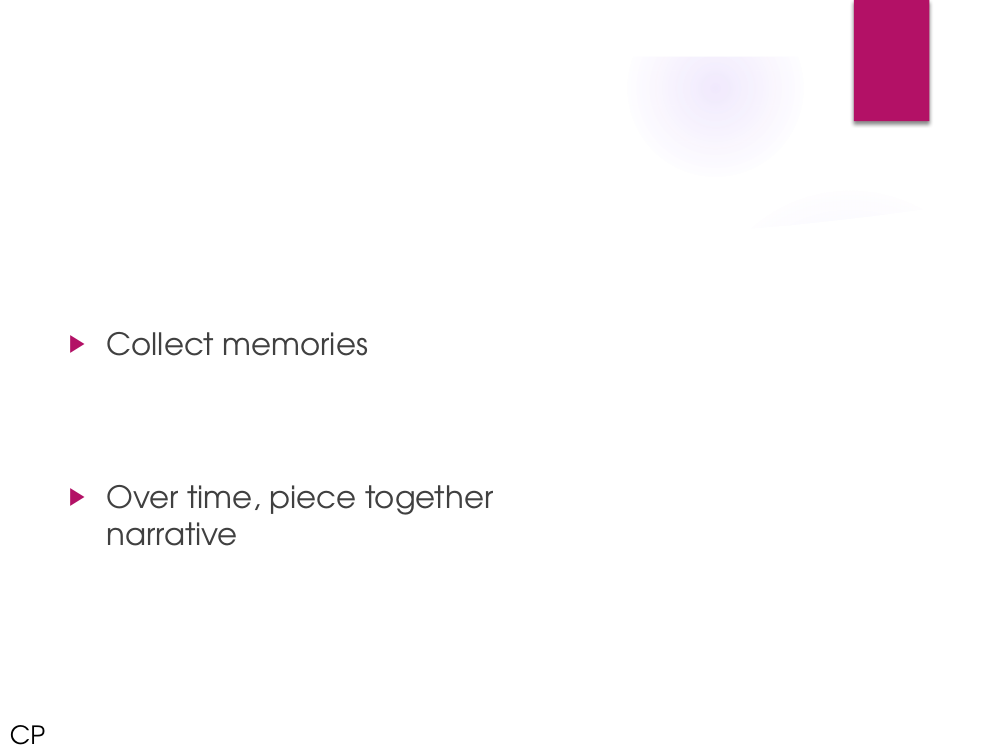
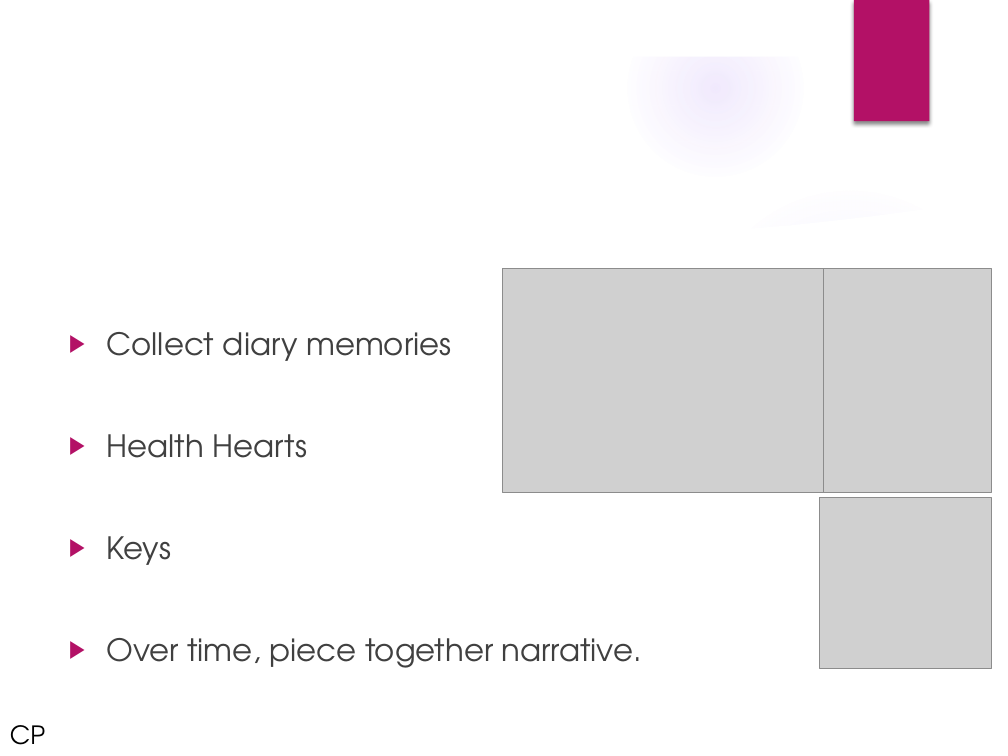
Before and after one commit to UoSGamesGroups/first-semester-l-4-5-group-5, a slide deck: slide 9 of Presentations/firstPresentation.pptx. Drawn at 1008x756 pixels with LibreOffice and Linux fonts; fonts in the diff are those of the drawing; grey boxes stand for pictures; background and template pictures are left out. Boxes give left, top, right and bottom in pixels: in the first picture for what was removed or moved away, otherwise in the second. Text is boxed around its words. In the diff, an @@ line names an element or a change of style, - is before the commit and + after.

```diff
--- a/Presentations/firstPresentation.pptx
+++ b/Presentations/firstPresentation.pptx
@@ picture added at (502, 268, 823, 492) @@
@@ picture added at (824, 269, 992, 493) @@
@@ text at (107, 332, 642, 668): text changed @@
-▶ Collect memories
-▶ Over time, piece together
-  narrative
+▶ Collect diary memories
+▶ Health Hearts
+▶ Keys
+▶ Over time, piece together narrative.
@@ picture added at (821, 497, 992, 668) @@
```
Also in this commit, not shown: 2 other slides changed, 3 slides added, 1 slide removed.
